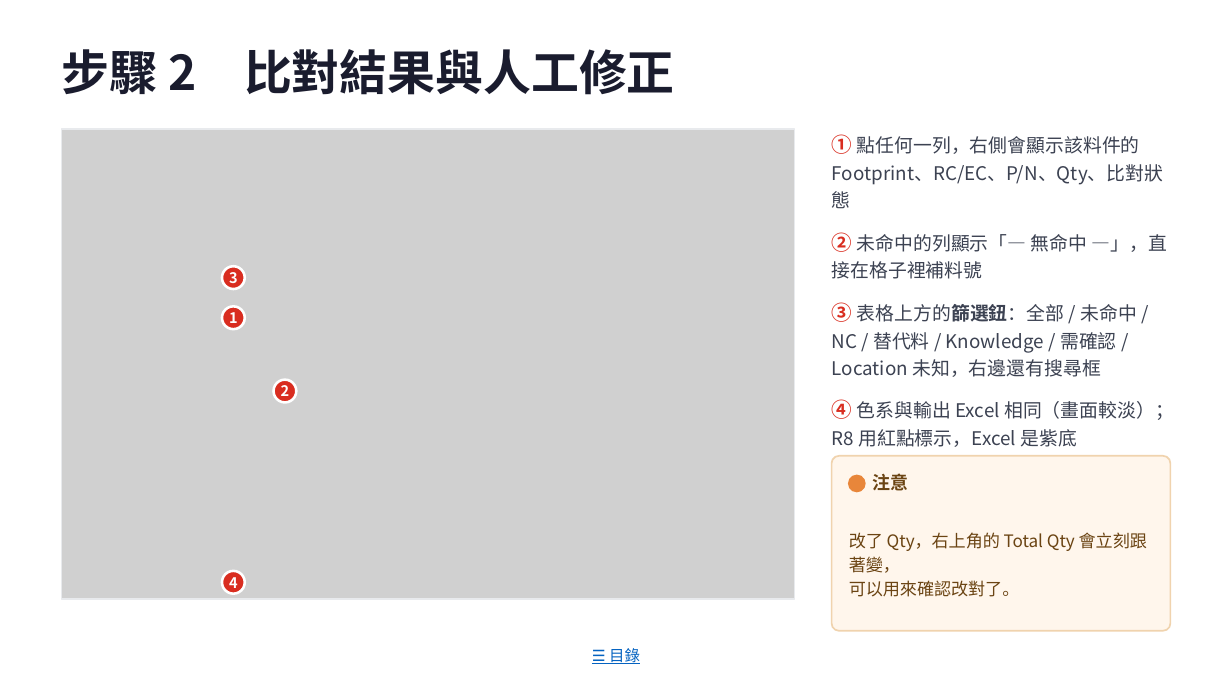
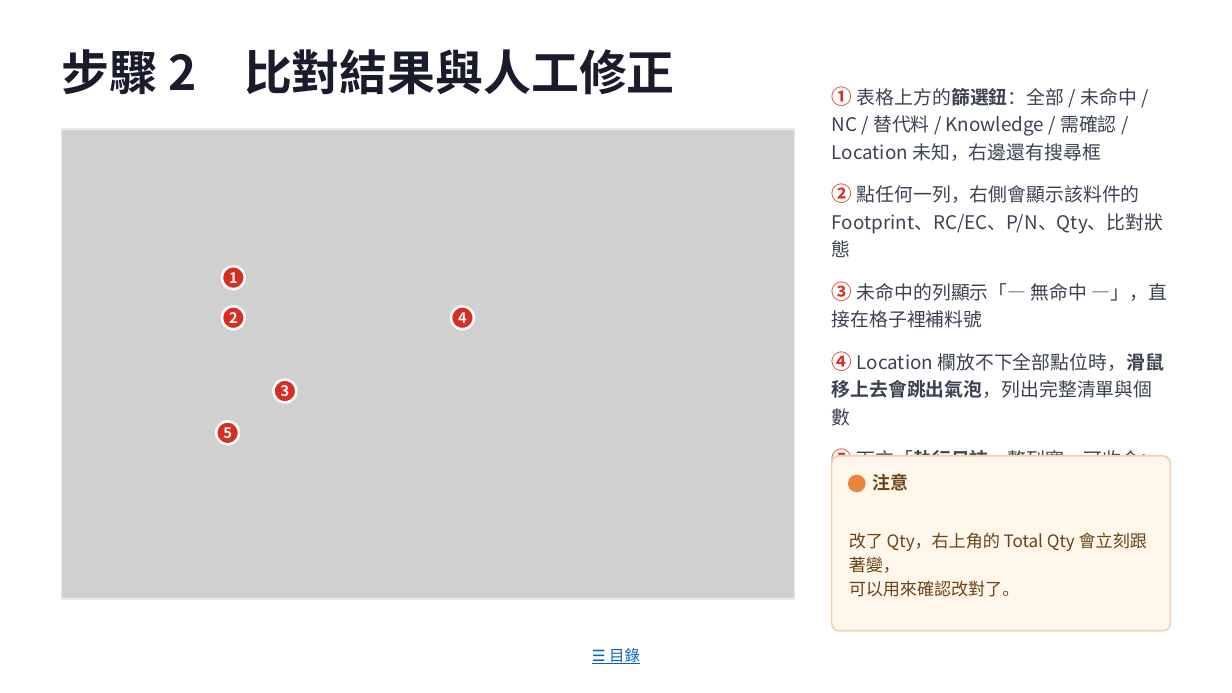
Before and after one commit to jenhochen/AI_BOM, a slide deck: slide 18 of docs/BOM_Matcher_v0.10_操作SOP.pptx. Drawn at 1232x693 pixels with LibreOffice and Linux fonts; fonts in the diff are those of the drawing; grey boxes stand for pictures. Boxes give left, top, right and bottom in pixels: in the first picture for what was removed or moved away, otherwise in the second. Text is boxed around its words. In the diff, an @@ line names an element or a change of style, - is before the commit and + after.

```diff
--- a/docs/BOM_Matcher_v0.10_操作SOP.pptx
+++ b/docs/BOM_Matcher_v0.10_操作SOP.pptx
@@ text at box(832, 86, 1167, 493): text changed @@
-① 點任何一列，右側會顯示該料件的 Footprint、RC/EC、P/N、Qty、比對狀態
-② 未命中的列顯示「— 無命中 —」，直接在格子裡補料號
-③ 表格上方的篩選鈕：全部 / 未命中 / NC / 替代料 / Knowledge / 需確認 / Location 未知，右邊還有搜尋框
-④ 色系與輸出 Excel 相同（畫面較淡）；R8 用紅點標示，Excel 是紫底
+① 表格上方的篩選鈕：全部 / 未命中 / NC / 替代料 / Knowledge / 需確認 / Location 未知，右邊還有搜尋框
+② 點任何一列，右側會顯示該料件的 Footprint、RC/EC、P/N、Qty、比對狀態
+③ 未命中的列顯示「— 無命中 —」，直接在格子裡補料號
+④ Location 欄放不下全部點位時，滑鼠移上去會跳出氣泡，列出完整清單與個數
+⑤ 下方「執行日誌」整列寬，可收合；[請人工確認] / [警告] / [提示] 是紅字
@@ text "1": place and size @@
-text "1" at box(229, 312, 238, 328)
+text "1" at box(229, 272, 238, 288)
@@ text "2": place and size @@
-text "2" at box(281, 385, 290, 401)
+text "2" at box(229, 312, 238, 328)
@@ text "4": place and size @@
-text "4" at box(229, 577, 238, 592)
+text "4" at box(458, 312, 467, 328)
@@ ellipse added at box(451, 307, 473, 329), fill #D92D20, outline #FFFFFF 1.5 pt @@
@@ text "3": place and size @@
-text "3" at box(229, 272, 238, 288)
+text "3" at box(281, 385, 290, 401)
@@ ellipse: place and size @@
-ellipse at box(222, 570, 244, 593)
+ellipse at box(217, 421, 239, 444)
@@ text added at box(223, 427, 232, 443), 8.5 pt, text #FFFFFF, bold @@
+5
```
Also in this commit, not shown: 10 other files.
